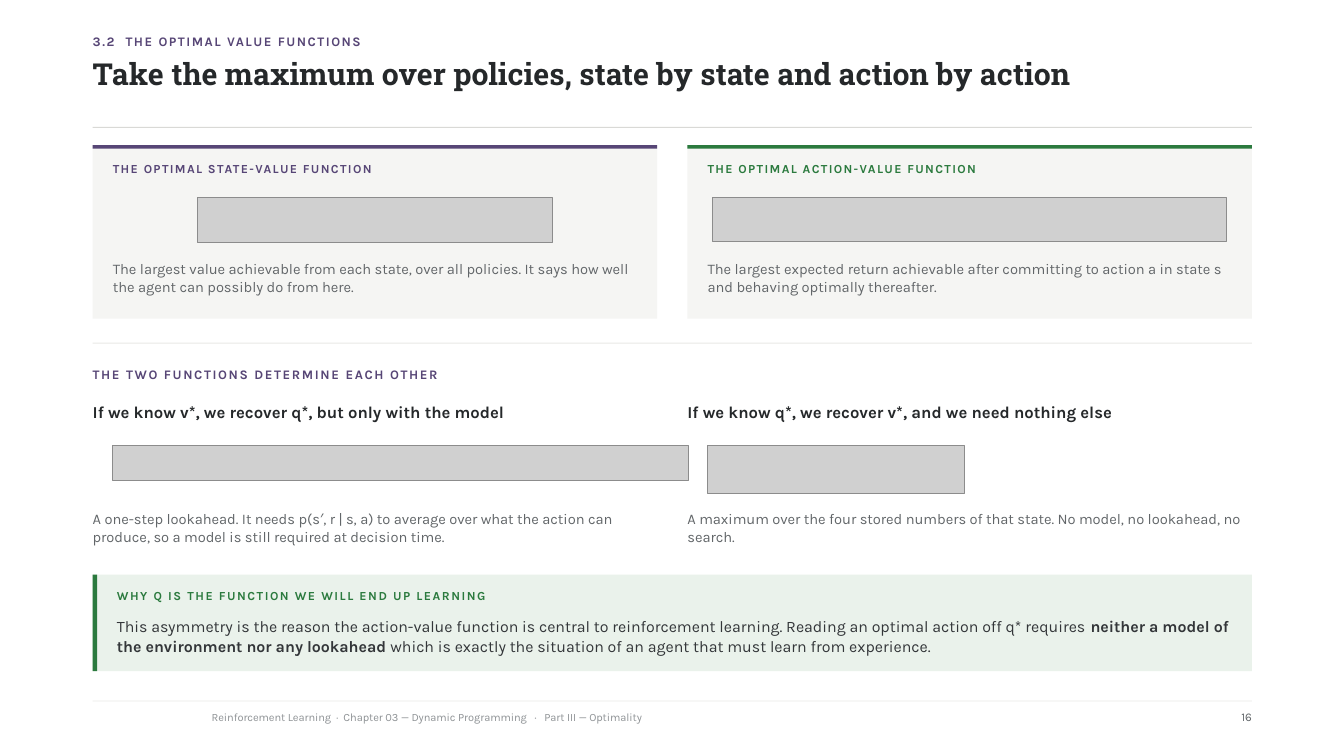
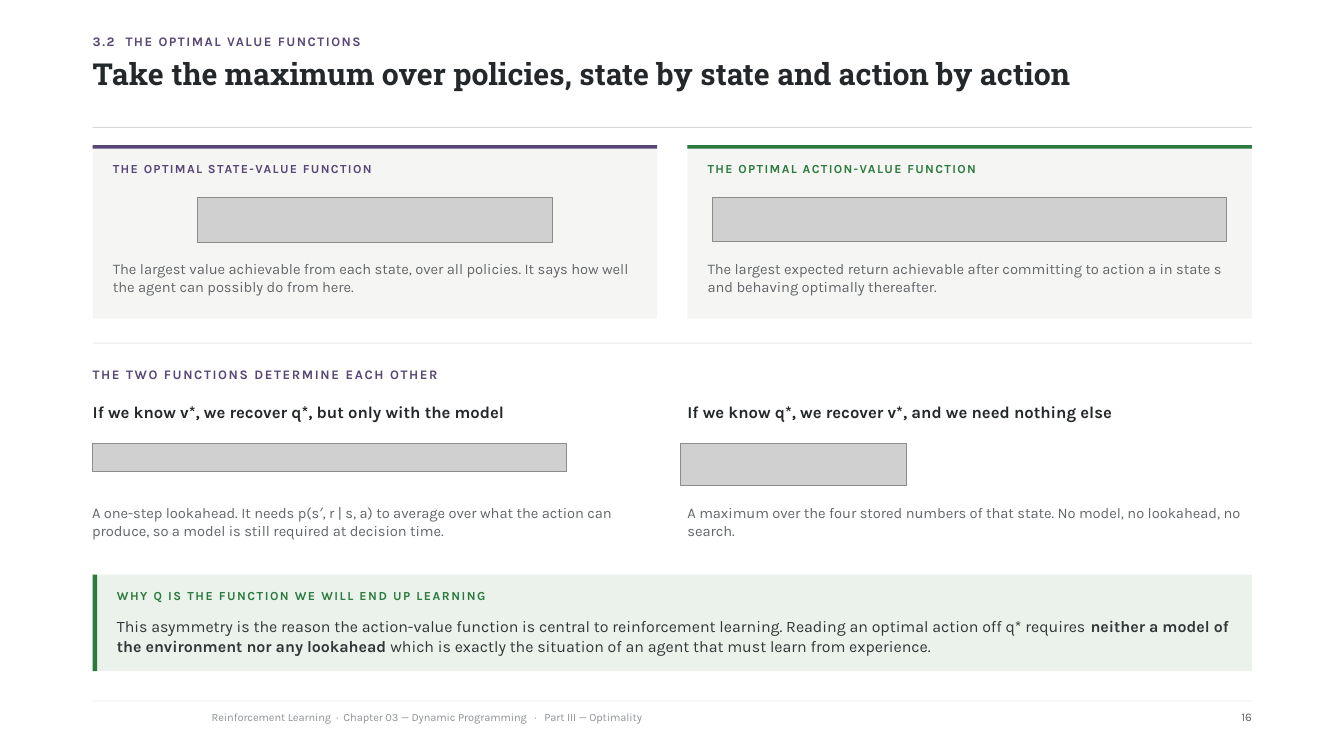
Before and after one commit to riccardoberta/reinforcement-learning, a slide deck: slide 16 of 03 - Dynamic Programming/slides.pptx. Drawn at 1344x756 pixels with LibreOffice and Linux fonts; fonts in the diff are those of the drawing; grey boxes stand for pictures; background and template pictures are left out. Boxes give left, top, right and bottom in pixels: in the first picture for what was removed or moved away, otherwise in the second. Text is boxed around its words. In the diff, an @@ line names an element or a change of style, - is before the commit and + after.

```diff
--- a/03 - Dynamic Programming/slides.pptx
+++ b/03 - Dynamic Programming/slides.pptx
@@ picture: place and size @@
-picture at box(113, 446, 689, 481)
+picture at box(92, 444, 566, 473)
@@ picture: place and size @@
-picture at box(708, 446, 965, 493)
+picture at box(681, 444, 907, 486)
@@ text "A one-step lookahead. It needs ...": place and size @@
-text "A one-step lookahead. It needs ..." at box(93, 513, 612, 546)
+text "A one-step lookahead. It needs ..." at box(92, 507, 611, 540)
@@ text "A maximum over the four ...": place and size @@
-text "A maximum over the four ..." at box(687, 514, 1241, 542)
+text "A maximum over the four ..." at box(687, 508, 1241, 536)
```
Also in this commit, not shown: 20 other slides changed, 10 other files.
